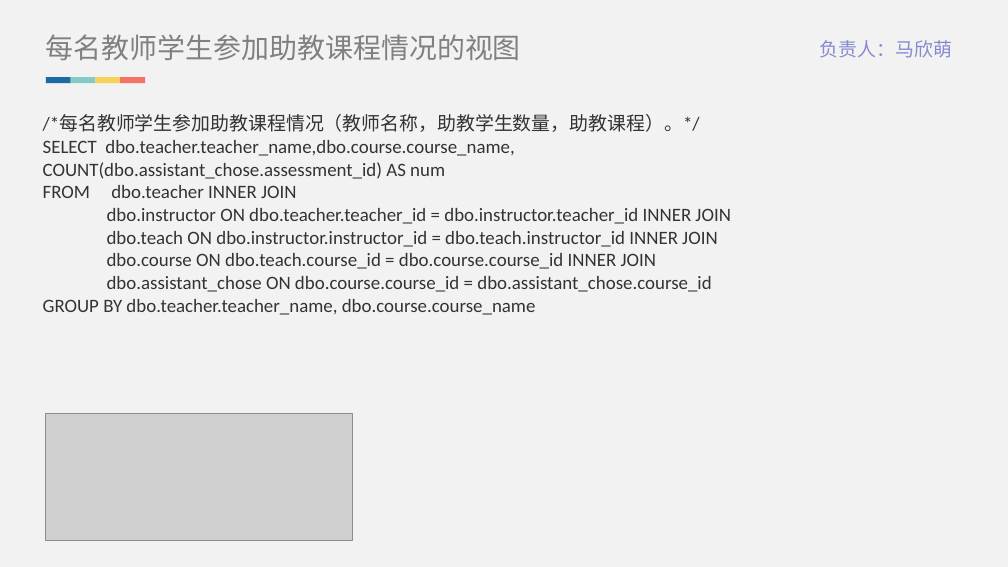
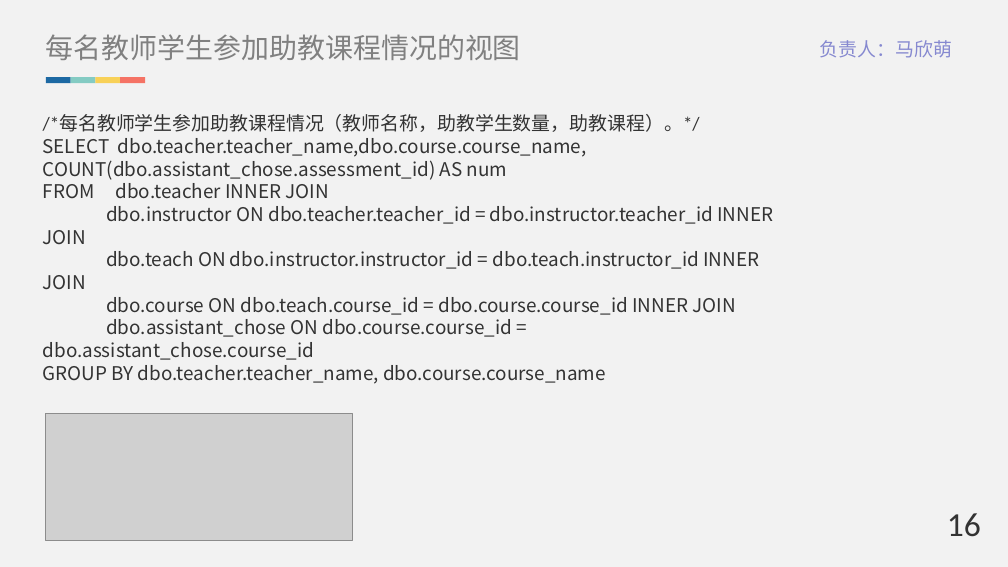
Before and after one commit to Brief-drizzle/database-ks, a slide deck: slide 22 of doc/答辩ppt.pptx. Drawn at 1008x567 pixels with LibreOffice and Linux fonts; fonts in the diff are those of the drawing; grey boxes stand for pictures. Boxes give left, top, right and bottom in pixels: in the first picture for what was removed or moved away, otherwise in the second. Text is boxed around its words. In the diff, an @@ line names an element or a change of style, - is before the commit and + after.

```diff
--- a/doc/答辩ppt.pptx
+++ b/doc/答辩ppt.pptx
@@ text at (43,115,773,384): text changed @@
-/*每名教师学生参加助教课程情况（教师名称，助教学生数量，助教课程）。*/ SELECT dbo.teacher.teacher_name,dbo.course.course_name, COUNT(dbo.assistant_chose.assessment_id) AS num FROM dbo.teacher INNER JOIN dbo.instructor ON dbo.teacher.teacher_id = dbo.instructor.teacher_id INNER JOIN dbo.teach ON dbo.instructor.instructor_id = dbo.teach.instructor_id INNER JOIN dbo.course ON dbo.teach.course_id = dbo.course.course_id INNER JOIN dbo.assistant_chose ON dbo.course.course_id = dbo.assistant_chose.course_id GROUP BY dbo.teacher.teacher_name, dbo.course.course_name
+/*每名教师学生参加助教课程情况（教师名称，助教学生数量，助教课程）。*/
+SELECT dbo.teacher.teacher_name,dbo.course.course_name, COUNT(dbo.assistant_chose.assessment_id) AS num
+FROM dbo.teacher INNER JOIN
+dbo.instructor ON dbo.teacher.teacher_id = dbo.instructor.teacher_id INNER JOIN
+dbo.teach ON dbo.instructor.instructor_id = dbo.teach.instructor_id INNER JOIN
+dbo.course ON dbo.teach.course_id = dbo.course.course_id INNER JOIN
+dbo.assistant_chose ON dbo.course.course_id = dbo.assistant_chose.course_id
+GROUP BY dbo.teacher.teacher_name, dbo.course.course_name
@@ text added at (947,513,981,537), 32 pt, text #333333 @@
+16
```
Also in this commit, not shown: 20 other slides changed, 1 slide added.
